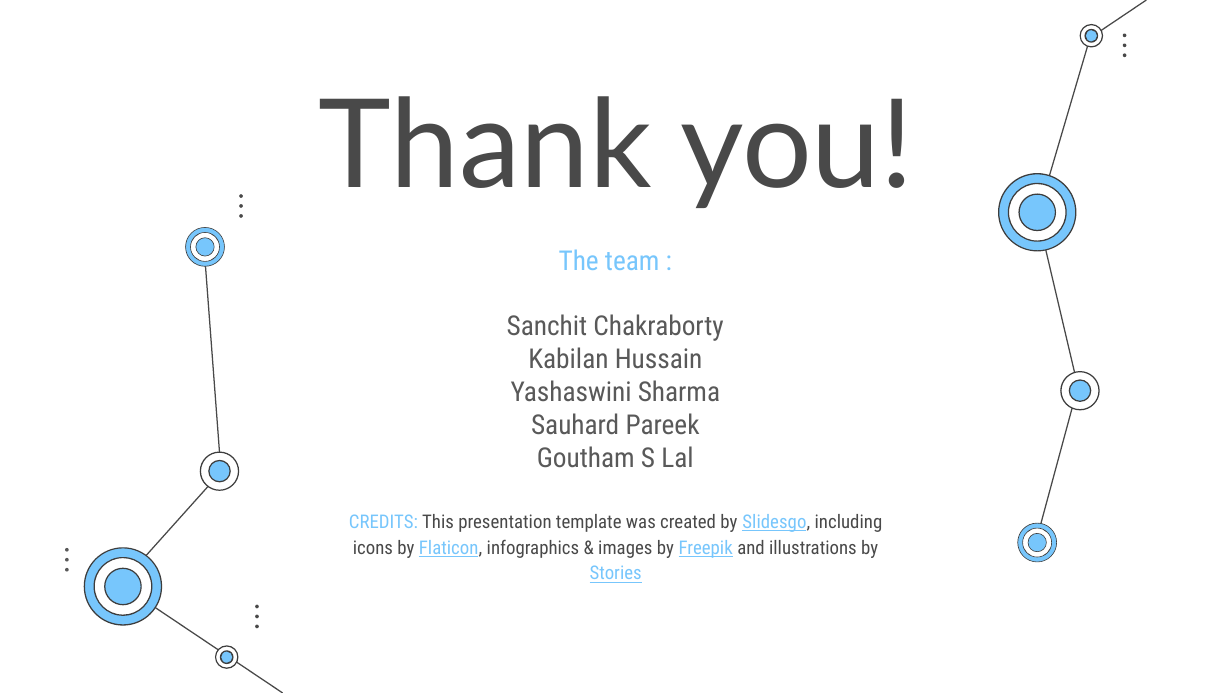
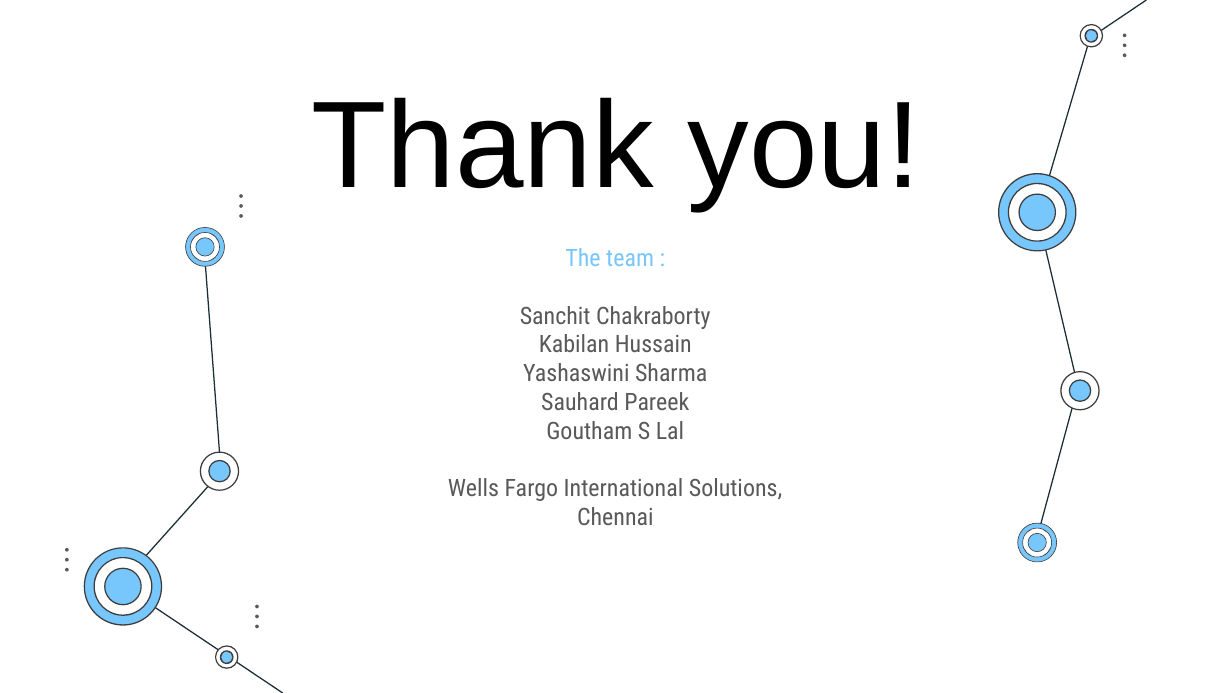
Before and after one commit to kabilan16/LoanManagement, a slide deck: slide 14 of Technology Consulting by Slidesgo.pptx (slide 15 before the commit). Drawn at 1232x693 pixels with LibreOffice and Linux fonts; fonts in the diff are those of the drawing. Boxes give left, top, right and bottom in pixels: in the first picture for what was removed or moved away, otherwise in the second. Text is boxed around its words. In the diff, an @@ line names an element or a change of style, - is before the commit and + after.

```diff
--- a/Technology Consulting by Slidesgo.pptx
+++ b/Technology Consulting by Slidesgo.pptx
@@ line (1147, 0) - (1092, 37): stroke #494949 0.75 pt to #1A2E35 0.75 pt @@
@@ text "Thank you!" at box(311, 97, 921, 209): font Lato to Arial, text colour #494949 to #000000 @@
@@ line (1090, 36) - (1037, 216): stroke #494949 0.75 pt to #1A2E35 0.75 pt @@
@@ line (1037, 212) - (1079, 392): stroke #494949 0.75 pt to #1A2E35 0.75 pt @@
@@ line (221, 471) - (205, 246): stroke #494949 0.75 pt to #1A2E35 0.75 pt @@
@@ text at box(520, 248, 711, 439): size 16 to 14 pt in "The team :", "Sanchit Chakraborty", "Kabilan Hussain", "Yashaswini Sharma" and 2 more places @@
@@ line (1077, 392) - (1035, 545): stroke #494949 0.75 pt to #1A2E35 0.75 pt @@
@@ line (120, 585) - (221, 473): stroke #494949 0.75 pt to #1A2E35 0.75 pt @@
@@ text at box(448, 478, 782, 525): paragraph added @@
+Wells Fargo International Solutions, Chennai
@@ text removed at box(349, 514, 883, 583) @@
-CREDITS: This presentation template was created by Slidesgo, including icons by Flaticon, infographics & images by Freepik and illustrations by Stories
@@ line (282, 692) - (123, 585): stroke #494949 0.75 pt to #1A2E35 0.75 pt @@
@@ fill #494949 to #595959 in 9 elements at box(1122, 53, 1126, 57), box(1122, 43, 1126, 47), box(1122, 33, 1126, 37), box(239, 195, 243, 198), box(239, 205, 243, 208), box(239, 214, 243, 218), box(255, 605, 259, 609), box(255, 615, 259, 618), box(255, 625, 259, 628) @@
```
Also in this commit, not shown: 5 other slides changed, 2 slides removed.
